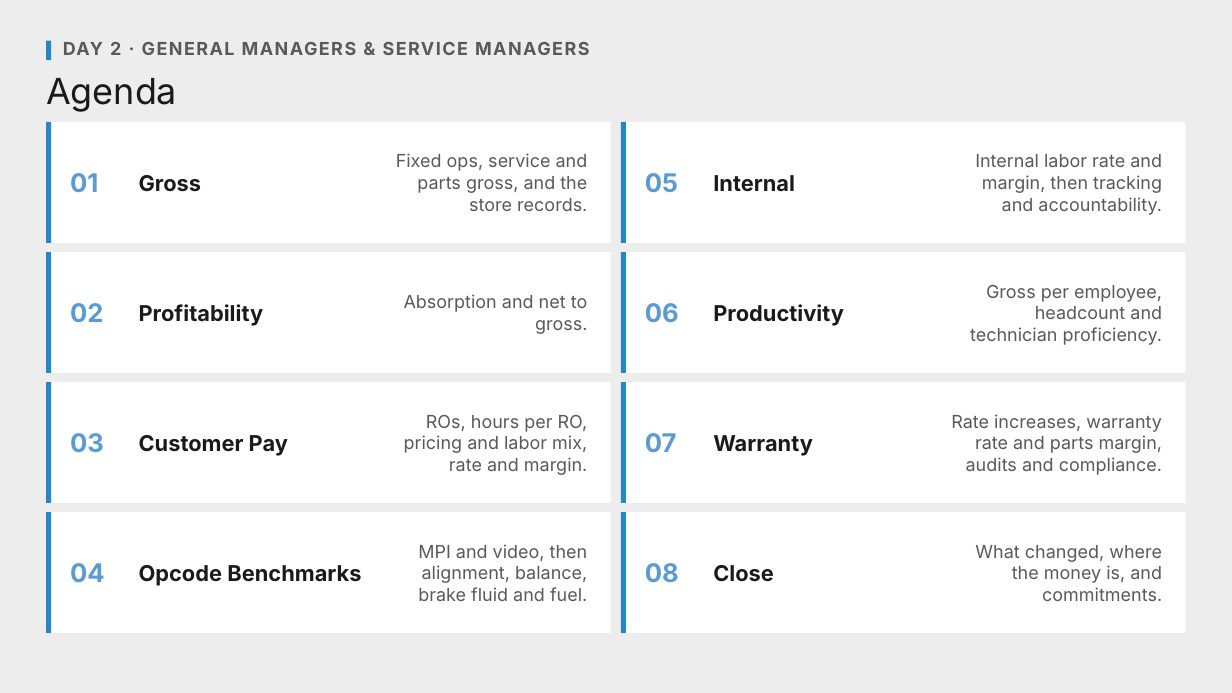
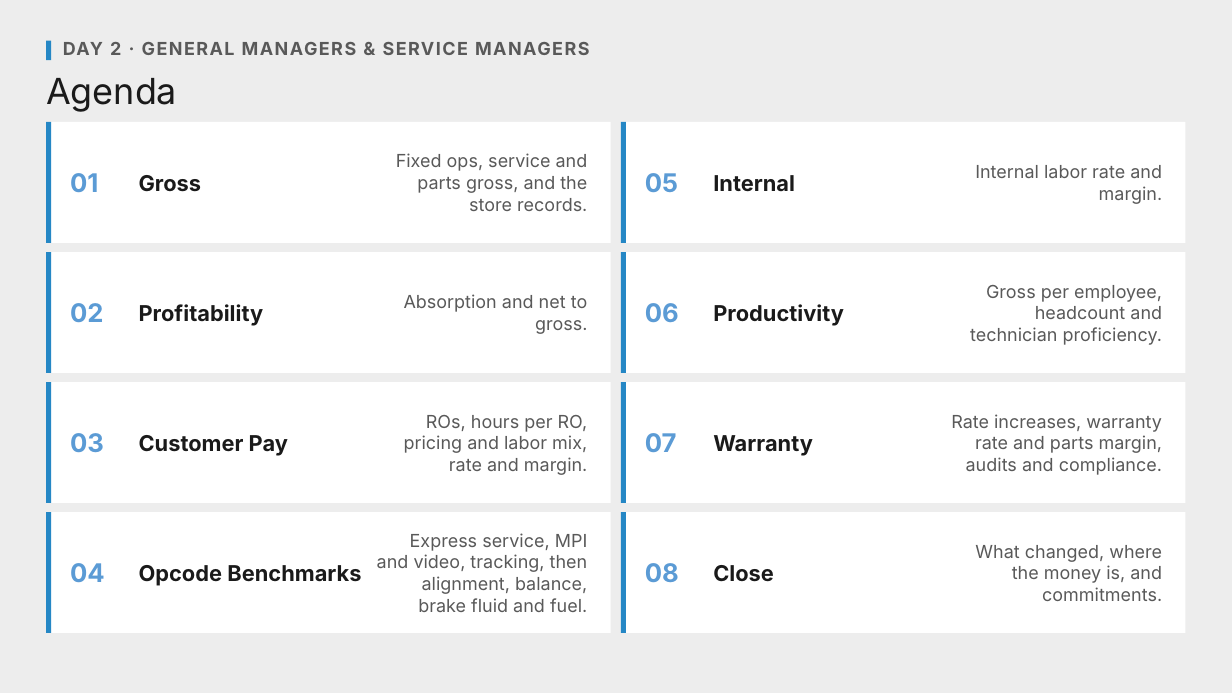
Before and after one commit to Ndresner/Noah, a slide deck: slide 2 of day2-deck/decks/Fixed Ops - Day 2 Example Test Deck.pptx. Drawn at 1232x693 pixels with LibreOffice and Linux fonts; fonts in the diff are those of the drawing. Boxes give left, top, right and bottom in pixels: in the first picture for what was removed or moved away, otherwise in the second. Text is boxed around its words. In the diff, an @@ line names an element or a change of style, - is before the commit and + after.

```diff
--- a/day2-deck/decks/Fixed Ops - Day 2 Example Test Deck.pptx
+++ b/day2-deck/decks/Fixed Ops - Day 2 Example Test Deck.pptx
@@ text at (975, 165, 1163, 204): text changed @@
-Internal labor rate and margin, then tracking and accountability.
+Internal labor rate and margin.
@@ text at (377, 533, 588, 612): text changed @@
-MPI and video, then alignment, balance, brake fluid and fuel.
+Express service, MPI and video, tracking, then alignment, balance, brake fluid and fuel.
```
Also in this commit, not shown: 7 other slides changed, 1 slide added, 3 slides removed, 10 other files.
